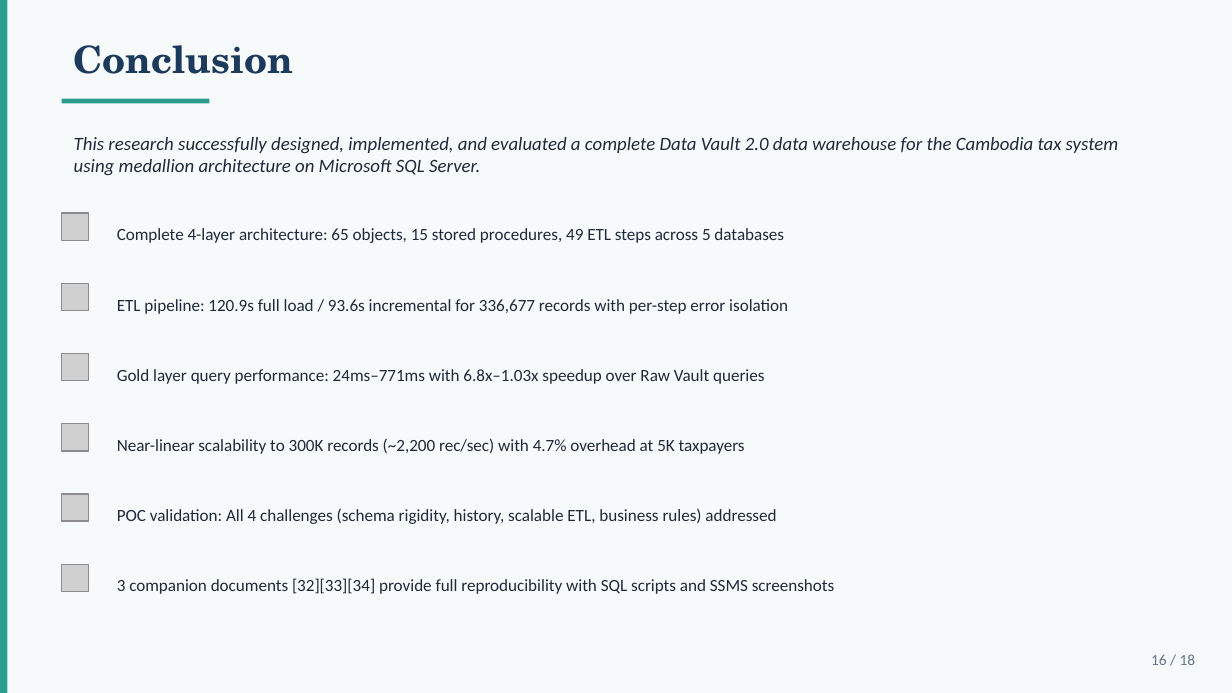
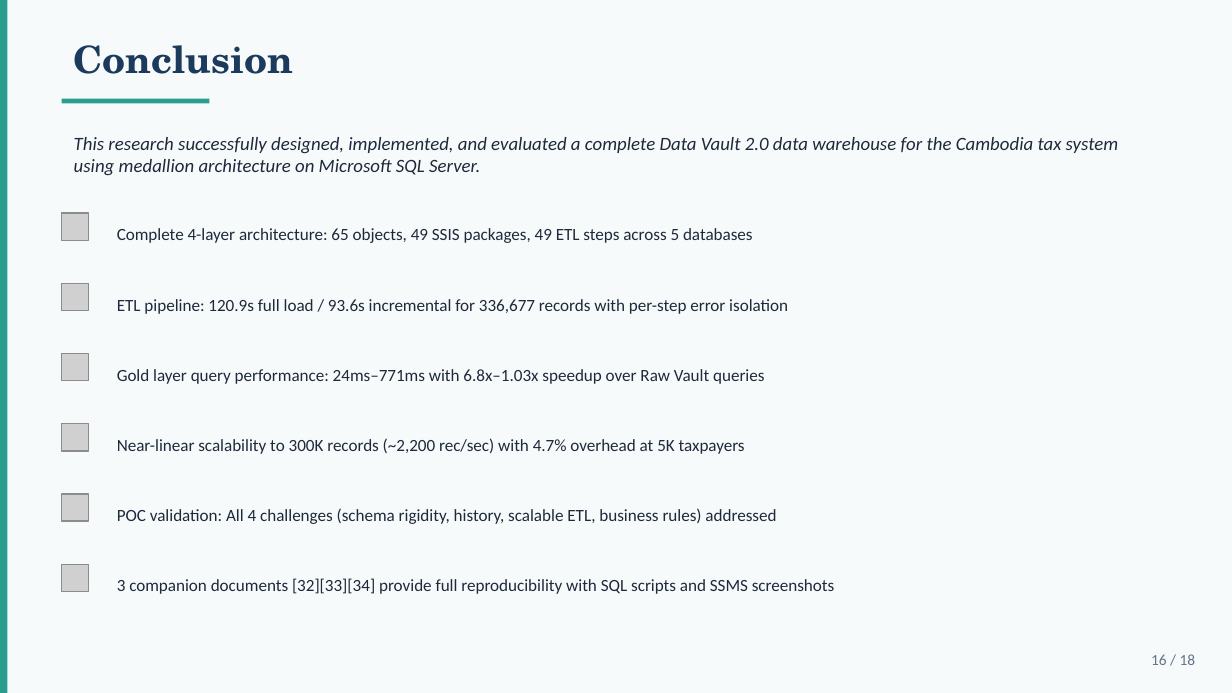
Before and after one commit to mvsotso/dv2-tax-data-warehouse-using-medallion, a slide deck: slide 16 of docs/Final_Presentation.pptx. Drawn at 1232x693 pixels with LibreOffice and Linux fonts; fonts in the diff are those of the drawing; grey boxes stand for pictures. Boxes give left, top, right and bottom in pixels: in the first picture for what was removed or moved away, otherwise in the second. Text is boxed around its words. In the diff, an @@ line names an element or a change of style, - is before the commit and + after.

Commit message:
Replace stored procedure references with SSIS architecture in presentation

```diff
--- a/docs/Final_Presentation.pptx
+++ b/docs/Final_Presentation.pptx
@@ text at <box>117,228,753,243</box>: text changed @@
-Complete 4-layer architecture: 65 objects, 15 stored procedures, 49 ETL steps across 5 databases
+Complete 4-layer architecture: 65 objects, 49 SSIS packages, 49 ETL steps across 5 databases
```
Also in this commit, not shown: 2 other slides changed.
